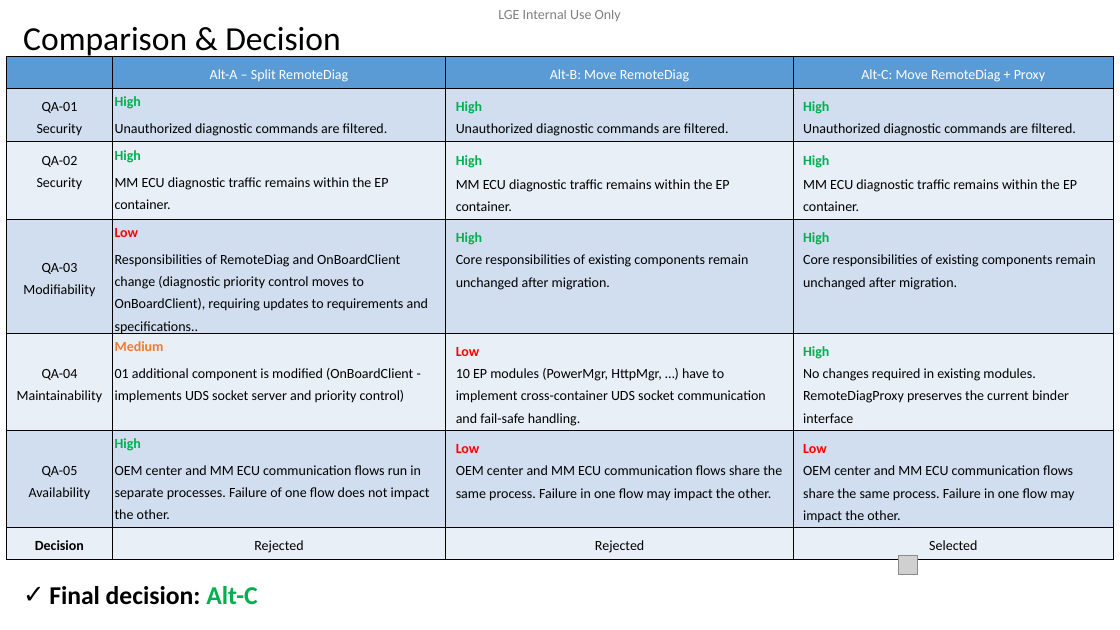
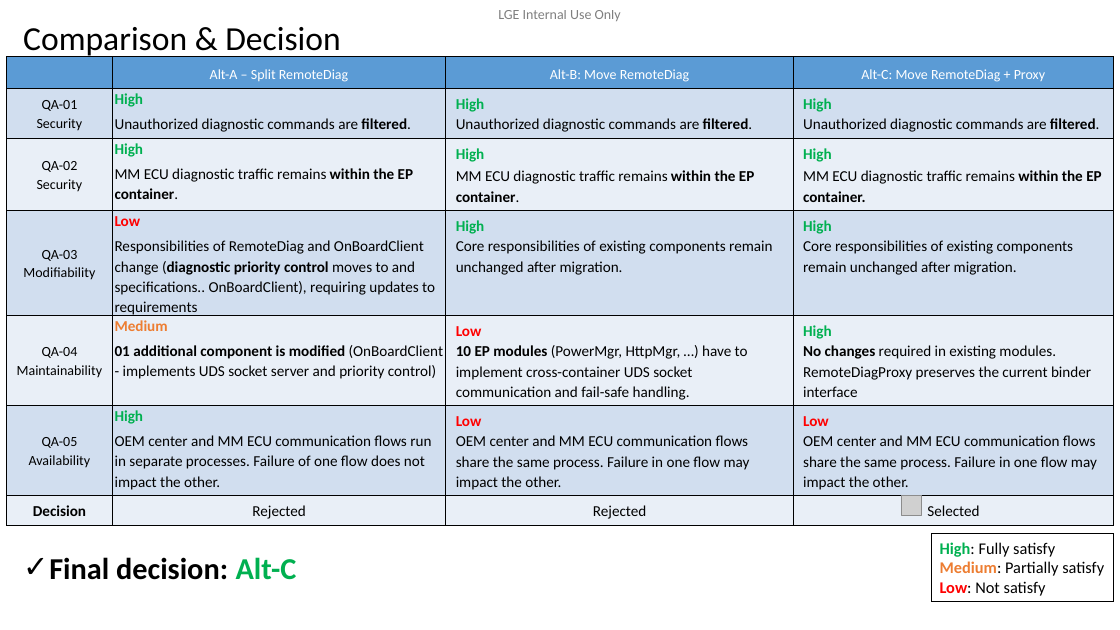
Before and after one commit to btqt/fe, a slide deck: slide 10 of design/FE_phi.vu_Design of Secure Remote Diag on Container Separation Architecture_3rd.pptx (slide 11 before the commit). Drawn at 1120x630 pixels with LibreOffice and Linux fonts; fonts in the diff are those of the drawing; grey boxes stand for pictures; background and template pictures are left out. Boxes give left, top, right and bottom in pixels: in the first picture for what was removed or moved away, otherwise in the second. Text is boxed around its words. In the diff, an @@ line names an element or a change of style, - is before the commit and + after.

```diff
--- a/design/FE_phi.vu_Design of Secure Remote Diag on Container Separation Architecture_3rd.pptx
+++ b/design/FE_phi.vu_Design of Secure Remote Diag on Container Separation Architecture_3rd.pptx
@@ table at (x1=7, y1=56, x2=1114, y2=523) @@
-row 4, column 2: Low / Responsibilities of RemoteDiag and OnBoardClient change (diagnostic priority control moves to OnBoardClient), requiring updates to requirements and specifications..
+row 4, column 2: Low / Responsibilities of RemoteDiag and OnBoardClient change (diagnostic priority control moves to and specifications.. OnBoardClient), requiring updates to requirements
@@ size 12 to 13 pt in "High", "Unauthorized diagnostic commands are filtered.", "High", "Unauthorized diagnostic commands are filtered." and 28 more places @@
@@ bold on in "filtered.", "filtered.", "filtered.", "within the EP container." and 5 more places @@
@@ line spacing 1.3 to 1.1 @@
@@ picture moved from (x1=898, y1=555, x2=918, y2=576) to (x1=902, y1=496, x2=922, y2=516) @@
@@ rectangle added at (x1=932, y1=534, x2=1114, y2=602), outline #000000 0.75 pt, 14 pt, text #000000 @@
+High: Fully satisfy
+Medium: Partially satisfy
+Low: Not satisfy
@@ text "Final decision: Alt-C" moved from (x1=49, y1=586, x2=257, y2=605) to (x1=49, y1=557, x2=297, y2=580) @@
@@ text "Final decision: Alt-C" at (x1=49, y1=557, x2=297, y2=580): size 22 to 26 pt @@
```
Also in this commit, not shown: 8 other slides changed, 3 slides added, 9 slides removed, 1 other file.
